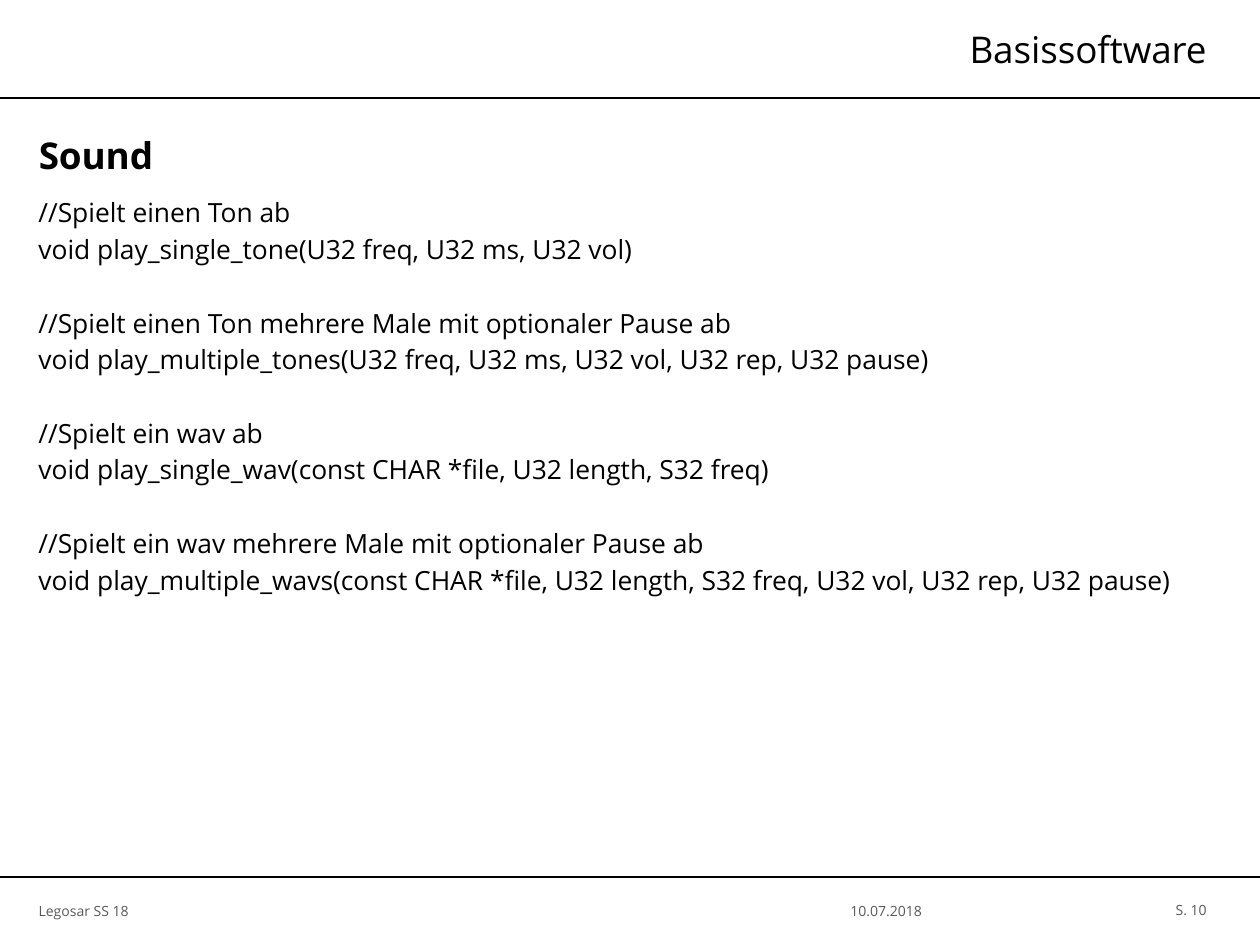
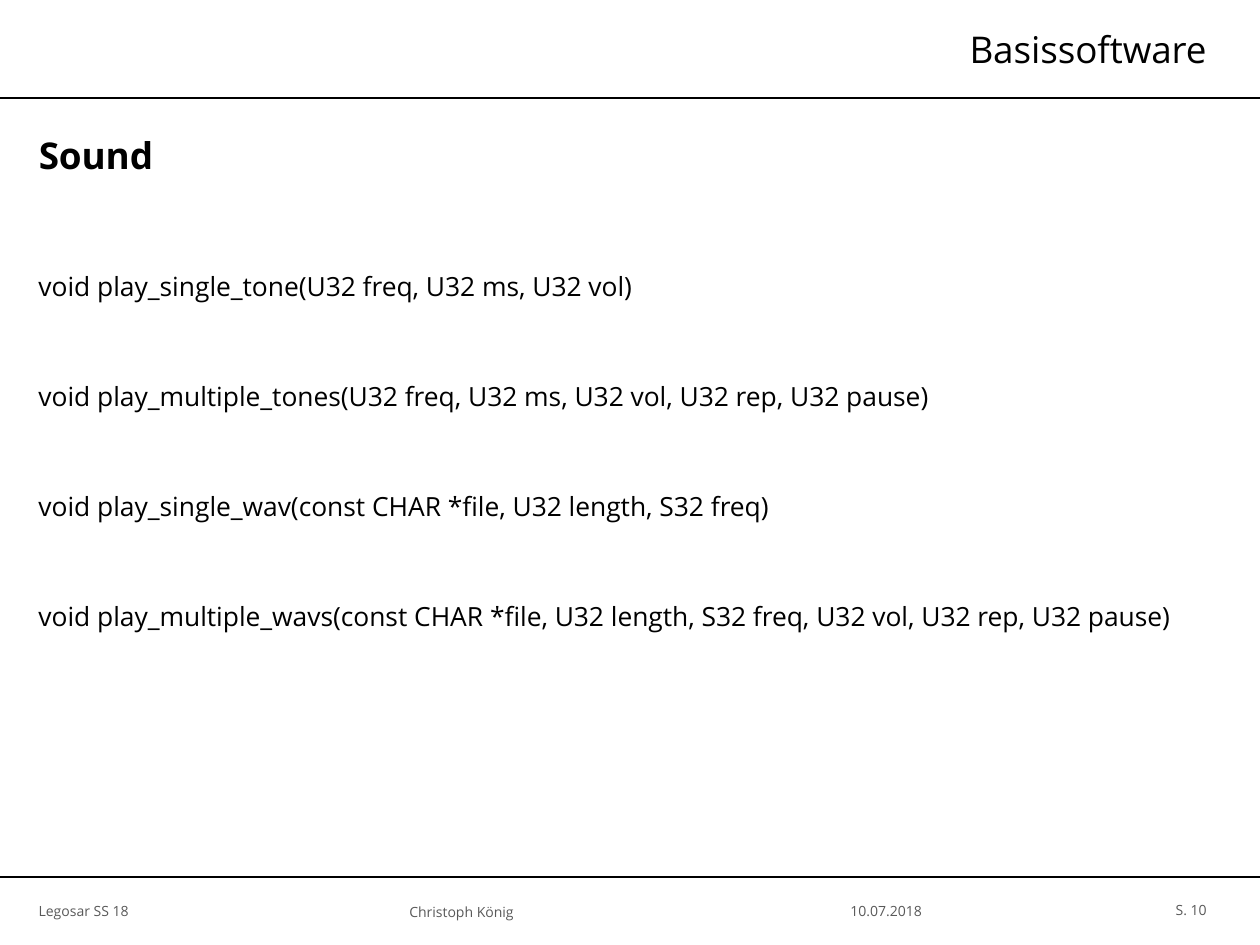
Before and after one commit to SimH1993/OTHR_AUTOSARSS18, a slide deck: slide 10 of Präsentation/Legosar_Master.pptx. Drawn at 1260x945 pixels with LibreOffice and Linux fonts; fonts in the diff are those of the drawing; background and template pictures are left out. Boxes give left, top, right and bottom in pixels: in the first picture for what was removed or moved away, otherwise in the second. Text is boxed around its words. In the diff, an @@ line names an element or a change of style, - is before the commit and + after.

```diff
--- a/Präsentation/Legosar_Master.pptx
+++ b/Präsentation/Legosar_Master.pptx
@@ text at [38, 202, 291, 229]: paragraph removed @@
-//Spielt einen Ton ab
@@ text at [38, 313, 731, 340]: paragraph removed @@
-//Spielt einen Ton mehrere Male mit optionaler Pause ab
@@ text at [38, 423, 263, 450]: paragraph removed @@
-//Spielt ein wav ab
@@ text at [38, 533, 704, 560]: paragraph removed @@
-//Spielt ein wav mehrere Male mit optionaler Pause ab
@@ text added at [409, 906, 514, 921], 6 pt, text #595959 @@
+Christoph König
```
Also in this commit, not shown: 27 other slides changed, 7 slides added.
